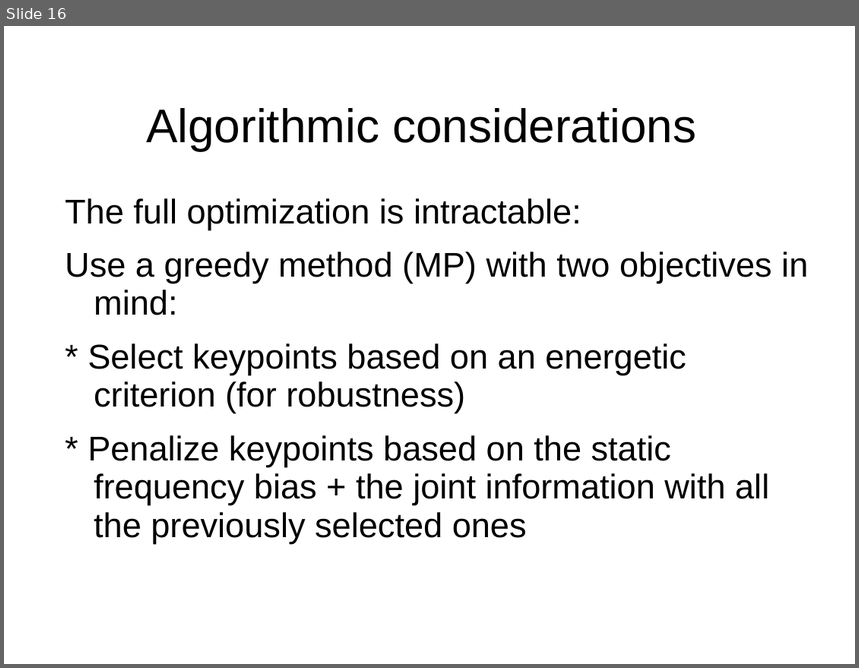
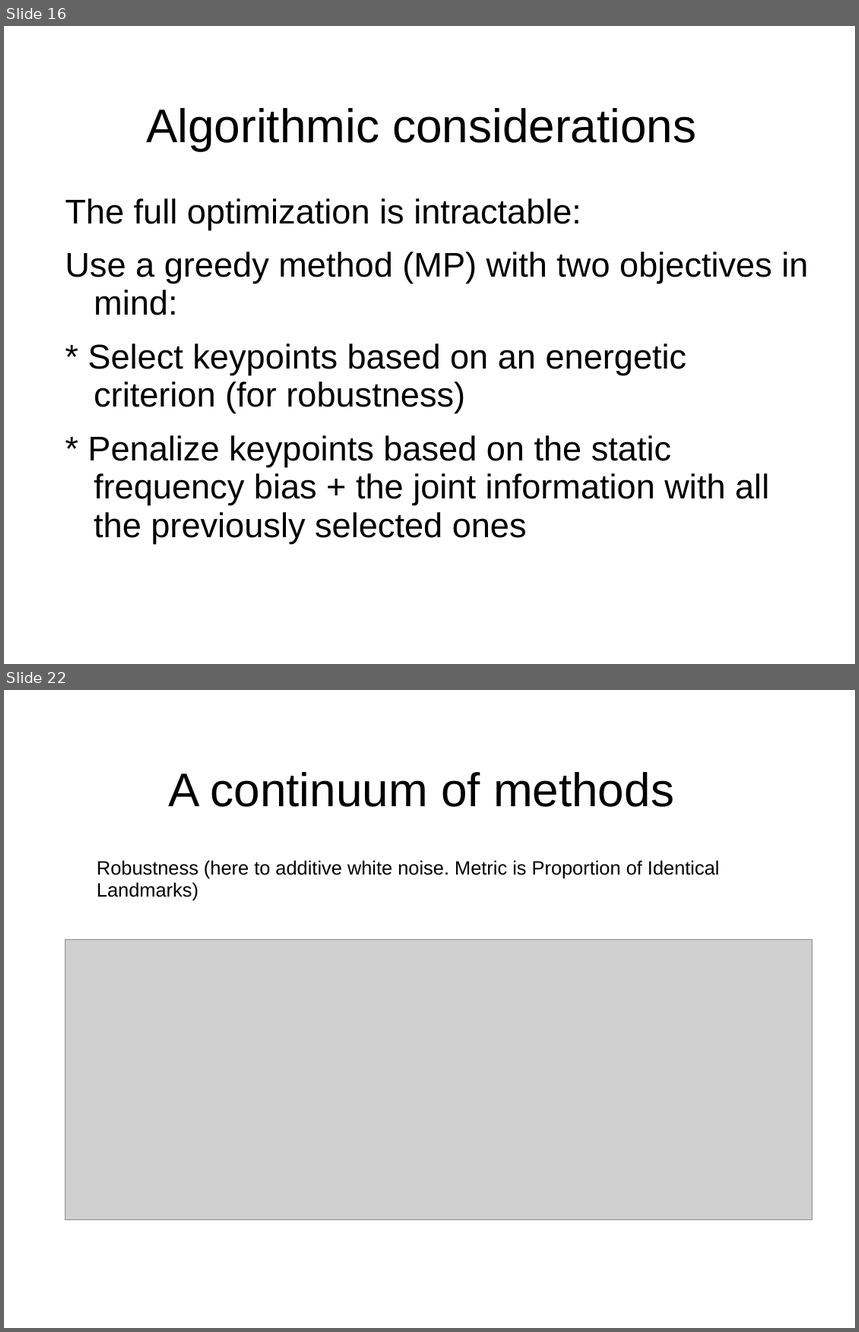
Before and after one commit to mmoussallam/audio-sketch, a slide deck: src/icassp14_fgpt/icassp14/slides.ppt. Shown one above the other, each under a label of ours: slide 16 before the commit, slides 16 and 22 after it; the slides between them are not shown. The pictures are 859x668 and 859x1332 pixels, drawn with LibreOffice and Linux fonts; fonts in the diff are those of the drawing; grey boxes stand for pictures; background and template pictures are left out. Boxes give left, top, right and bottom in pixels: in the first picture for what was removed or moved away, otherwise in the second. Text is boxed around its words. In the diff, an @@ line names an element or a change of style, - is before the commit and + after.

```diff
--- a/src/icassp14_fgpt/icassp14/slides.ppt
+++ b/src/icassp14_fgpt/icassp14/slides.ppt
@@ slide 22 added at [4, 690, 855, 1328], background picture (left out) @@
@@ title added at [168, 772, 674, 807], 44 pt, text #000000 @@
+A continuum of methods
@@ text added at [97, 860, 720, 901], 18 pt, text #000000 @@
+Robustness (here to additive white noise. Metric is Proportion of Identical Landmarks)
@@ picture added at [65, 939, 813, 1220] @@
```
Also in this commit, not shown: 5 slides changed, 4 other slides added.
